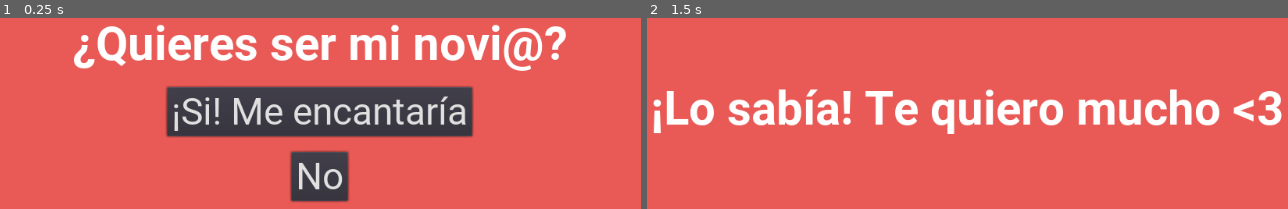
Above: before the commit, frames 1-2 (left to right).
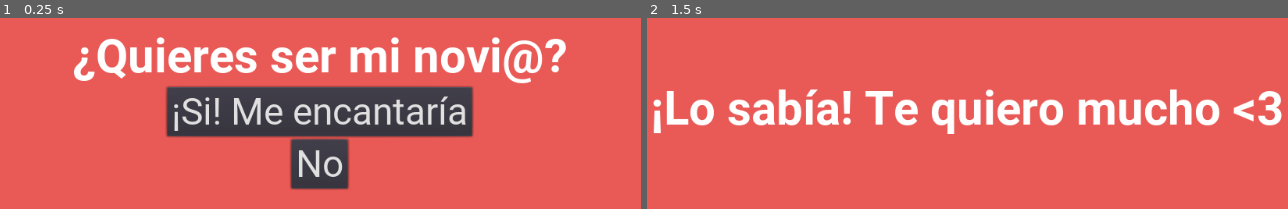
Above: after the commit, the same moments.

Repository: DeybisMelendez/qsmn
Game: Godot game, scene res://scenes/main/Main.tscn
The game is run twice, just before and just after one commit, with the same random seed, the same clock (stepped at 60 frames per second) and the same inputs.
Inputs (mouse positions are in pixels of both pictures, inside the frame that each line leads up to):
- Up to frame 1 (0.25 s): no input
- Up to frame 2 (1.5 s): click "¡Si! Me encantaría" at 0.5 s; tap Enter at 1.25 s; move the mouse to (1140, 84) at 1.27 s

The runs differ from the first frame. In frame 1, 10% of the frame differs, in the area x 11-89%, y 3-97%; in frame 2, nothing differs.

Commit message:
modificacion

Diff:
--- a/scenes/main/Main.gd
+++ b/scenes/main/Main.gd
@@ -1,8 +1,8 @@
 extends Control
 
-onready var Yes = $CenterContainer/Yes
-onready var No = $CenterContainer/No
-onready var Question = $CenterContainer/Question
+onready var Yes = $Yes
+onready var No = $No
+onready var Question = $Question
 
 func _ready():
 	Yes.connect("button_up", self, "yes_pressed")
--- a/scenes/main/Main.tscn
+++ b/scenes/main/Main.tscn
@@ -16,33 +16,25 @@
 use_filter = true
 font_data = ExtResource( 2 )
 
-[node name="Main" type="Control"]
+[node name="Main" type="VBoxContainer"]
 anchor_right = 1.0
 anchor_bottom = 1.0
+alignment = 1
 script = ExtResource( 3 )
 __meta__ = {
 "_edit_use_anchors_": false
 }
 
-[node name="CenterContainer" type="VBoxContainer" parent="."]
-anchor_right = 1.0
-anchor_bottom = 1.0
-custom_constants/separation = 20
-alignment = 1
-__meta__ = {
-"_edit_use_anchors_": false
-}
-
-[node name="Question" type="Label" parent="CenterContainer"]
-margin_top = 181.0
+[node name="Question" type="Label" parent="."]
+margin_top = 197.0
 margin_right = 1024.0
-margin_bottom = 252.0
+margin_bottom = 268.0
 custom_fonts/font = SubResource( 1 )
 text = "¿Quieres ser mi novi@?"
 align = 1
 valign = 1
 
-[node name="Yes" type="Button" parent="CenterContainer"]
+[node name="Yes" type="Button" parent="."]
 margin_left = 316.0
 margin_top = 272.0
 margin_right = 707.0
@@ -51,11 +43,11 @@
 custom_fonts/font = SubResource( 2 )
 text = "¡Si! Me encantaría"
 
-[node name="No" type="Button" parent="CenterContainer"]
+[node name="No" type="Button" parent="."]
 margin_left = 475.0
-margin_top = 355.0
+margin_top = 339.0
 margin_right = 548.0
-margin_bottom = 418.0
+margin_bottom = 402.0
 size_flags_horizontal = 4
 custom_fonts/font = SubResource( 2 )
 text = "No"
Not shown, changed: docs/index.pck
